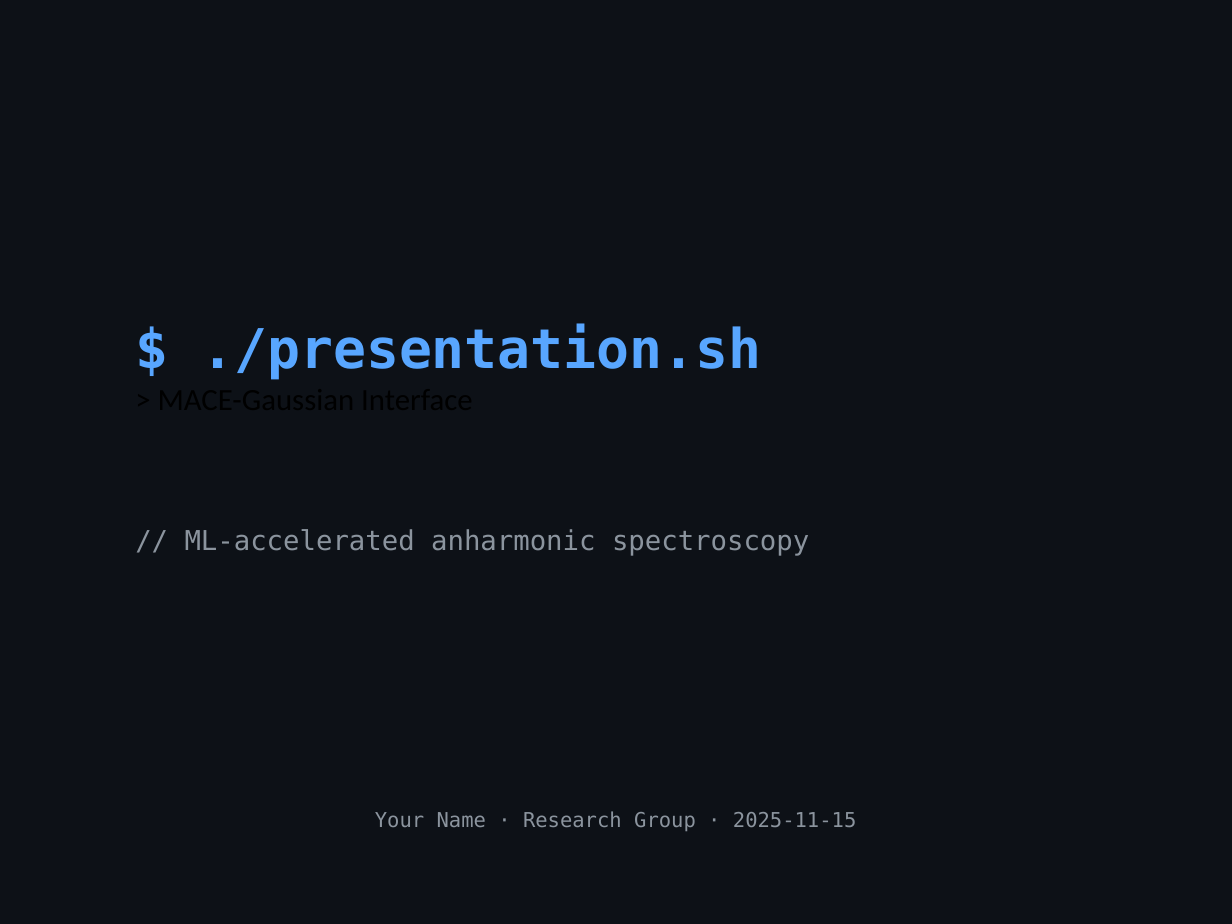
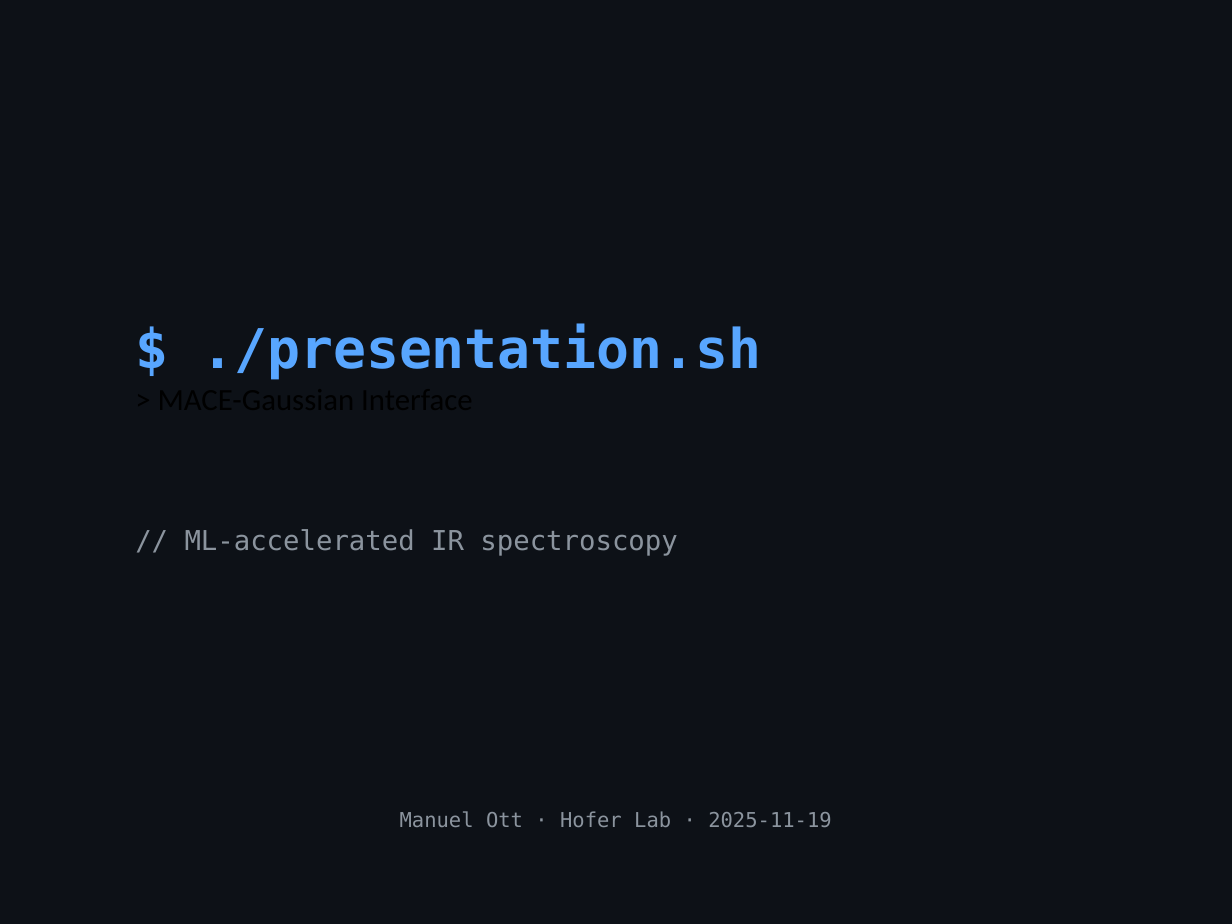
Before and after one commit to mott91/mace_gaussian_interface, a slide deck: slide 1 of presentation/mace_gaussian_presentation.pptx. Drawn at 1232x924 pixels with LibreOffice and Linux fonts; fonts in the diff are those of the drawing. Boxes give left, top, right and bottom in pixels: in the first picture for what was removed or moved away, otherwise in the second. Text is boxed around its words. In the diff, an @@ line names an element or a change of style, - is before the commit and + after.

```diff
--- a/presentation/mace_gaussian_presentation.pptx
+++ b/presentation/mace_gaussian_presentation.pptx
@@ text at box(185, 529, 677, 556): text changed @@
-// ML-accelerated anharmonic spectroscopy
+// ML-accelerated IR spectroscopy
@@ text at box(400, 811, 831, 827): text changed @@
-Your Name · Research Group · 2025-11-15
+Manuel Ott · Hofer Lab · 2025-11-19
```
Also in this commit, not shown: 9 other slides changed, 1 slide added, 1 slide removed, 1 other file.
